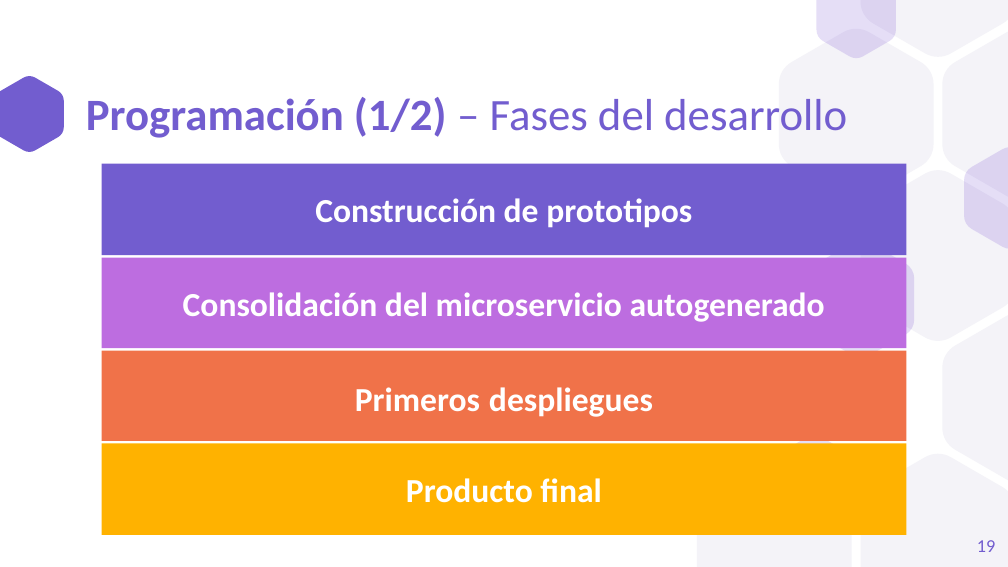
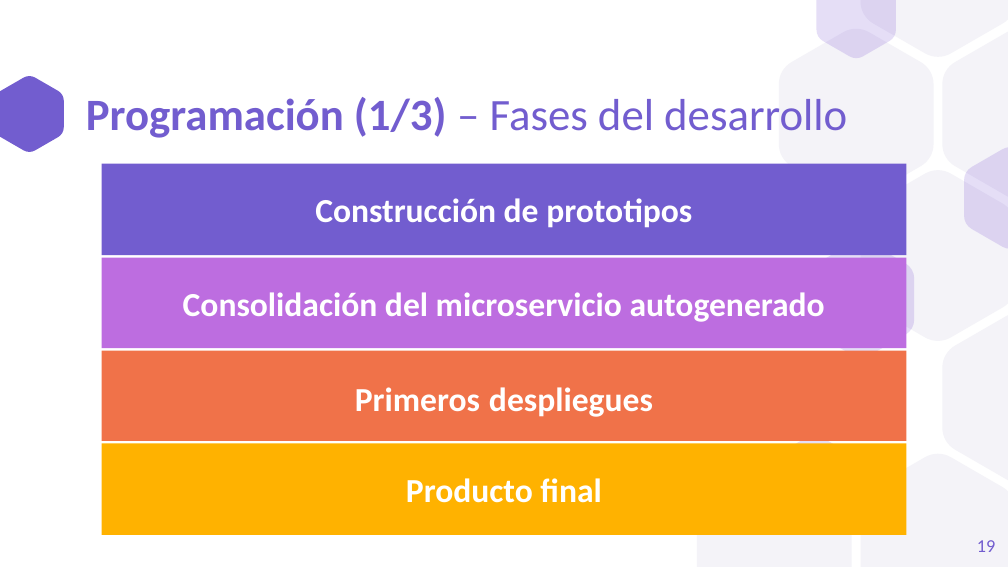
Before and after one commit to a1ex9788/TFG, a slide deck: slide 19 of TFG_AlejandroCarrion.pptx. Drawn at 1008x567 pixels with LibreOffice and Linux fonts; fonts in the diff are those of the drawing. Boxes give left, top, right and bottom in pixels: in the first picture for what was removed or moved away, otherwise in the second. Text is boxed around its words. In the diff, an @@ line names an element or a change of style, - is before the commit and + after.

```diff
--- a/TFG_AlejandroCarrion.pptx
+++ b/TFG_AlejandroCarrion.pptx
@@ title at <box>86,97,847,138</box>: text changed @@
-Programación (1/2) – Fases del desarrollo
+Programación (1/3) – Fases del desarrollo
```
Also in this commit, not shown: 4 other slides changed, 1 slide added.
